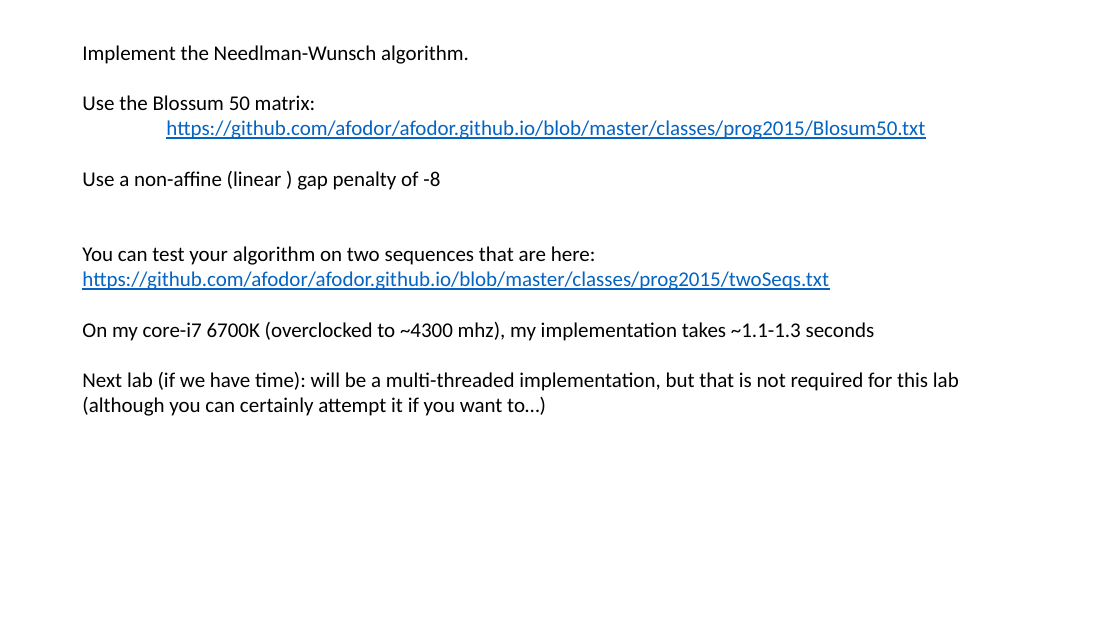
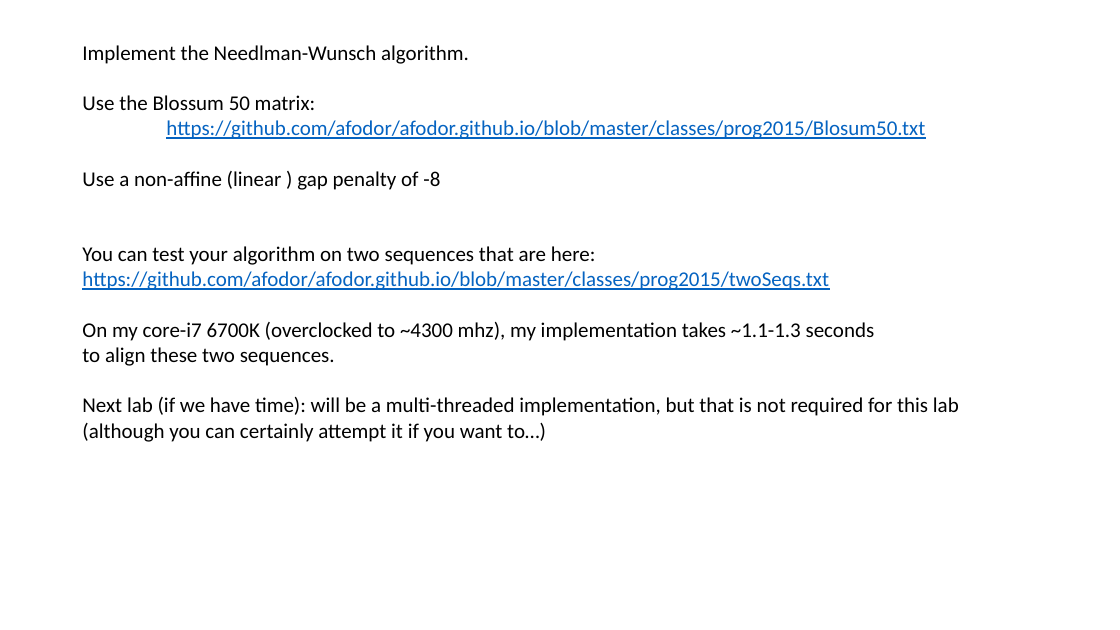
Before and after one commit to afodor/afodor.github.io, a slide deck: slide 2 of classes/prog2015/Lab9.pptx. Drawn at 1120x630 pixels with LibreOffice and Linux fonts; fonts in the diff are those of the drawing. Boxes give left, top, right and bottom in pixels: in the first picture for what was removed or moved away, otherwise in the second. Text is boxed around its words. In the diff, an @@ line names an element or a change of style, - is before the commit and + after.

```diff
--- a/classes/prog2015/Lab9.pptx
+++ b/classes/prog2015/Lab9.pptx
@@ text at (x1=82, y1=347, x2=335, y2=366): paragraph added @@
+to align these two sequences.
```
Also in this commit, not shown: 1 other slide changed, 1 other file.
